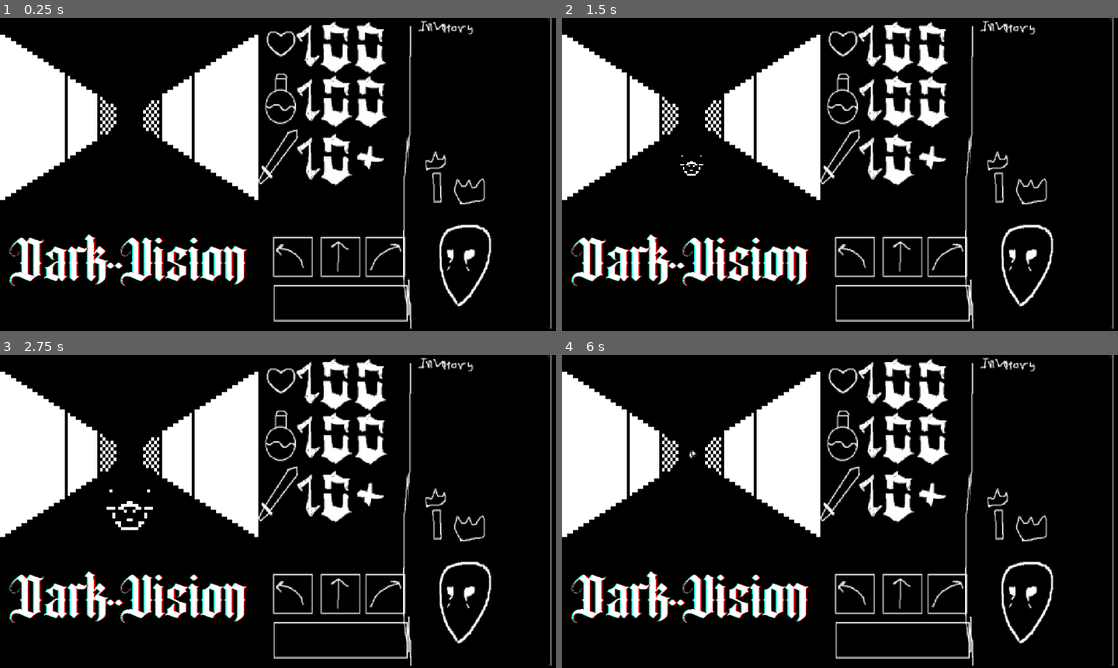
Above: before the commit, frames 1-4 (two rows, left to right).
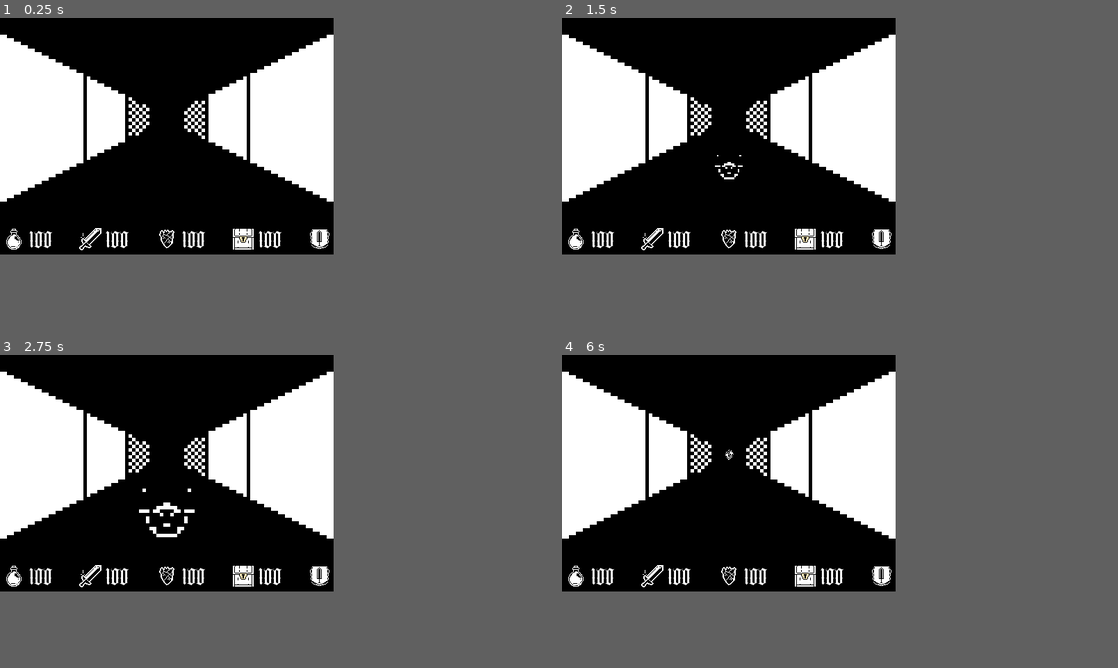
Above: after the commit, the same moments.

Repository: tjpalmer/darkvision
Game: Godot game, scene res://game.tscn
Same seed, same stepped clock (60 frames per second), same inputs: the game is played once before the commit and once after it.
Inputs:
- Up to frame 1 (0.25 s): no input
- Up to frame 2 (1.5 s): tap Enter at 0.5 s; hold W (move_forward) 0.53-1.28 s
- Up to frame 3 (2.75 s): hold W (move_forward) from 2.03 s (still down)
- Up to frame 4 (6 s): tap Space at 2.75, 4.25, 5.75 s; tap Enter at 3.5, 5 s; release W (move_forward) at 3.53 s; hold W (move_forward) from 5.78 s (still down)
In our replay, the window is 800x450 before the commit and 480x340 after it. These sizes can differ from the game's own. Grey fills any space a smaller window leaves; there, only what the larger window draws over its background counts as a difference.

The runs differ from the first frame. In frame 1, 20% of the frame differs, in the area x 0-100%, y 0-100%; in frame 2, 21%; in frame 3, 21%; in frame 4, 20%.

Commit message:
Lay out game and hud

Diff:
--- a/game.gd
+++ b/game.gd
@@ -38,7 +38,7 @@
 var is_moving: bool = false
 var current_action: String = ""  # "forward", "turn_left", "turn_right"
 
-@onready var pov_sprite: AnimatedSprite2D = $PovSprite
+@onready var pov_sprite: AnimatedSprite2D = $Box/Pov/PovSprite
 # Optional background:
 # @onready var background_sprite: Sprite2D = $Background
 
--- a/game.tscn
+++ b/game.tscn
@@ -9,9 +9,7 @@
 [ext_resource type="Texture2D" uid="uid://cpk2xqwtm36sv" path="res://sprites/pov/s_pov_forward_to_right_B_strip8.png" id="7_7sc4i"]
 [ext_resource type="Texture2D" uid="uid://nvlf4e5g4lt1" path="res://sprites/pov/s_pov_left_to_forward_strip8.png" id="8_80cx4"]
 [ext_resource type="Texture2D" uid="uid://ck82w8ir2wjkt" path="res://sprites/pov/s_pov_right_to_forward_strip8.png" id="9_e8heu"]
-[ext_resource type="Texture2D" uid="uid://dac4p8erluqq7" path="res://sprites/large/darkvision_logo.webp" id="10_iotsf"]
-[ext_resource type="Texture2D" uid="uid://baatnjkn0ndeb" path="res://sprites/large/inventory_ui.png" id="11_lc2xo"]
-[ext_resource type="Texture2D" uid="uid://ks37ykns8t11" path="res://sprites/large/move_health_ui.png" id="12_215e1"]
+[ext_resource type="PackedScene" uid="uid://bxxua8kskjoa8" path="res://scenes/hud.tscn" id="10_hve3p"]
 
 [sub_resource type="AtlasTexture" id="AtlasTexture_rvswv"]
 atlas = ExtResource("2_hve3p")
@@ -550,31 +548,36 @@
 anchors_preset = 15
 anchor_right = 1.0
 anchor_bottom = 1.0
+offset_top = -1.0
 grow_horizontal = 2
 grow_vertical = 2
 color = Color(0, 0, 0, 1)
 script = ExtResource("1_vef74")
 
-[node name="PovSprite" type="AnimatedSprite2D" parent="." unique_id=693293025]
-position = Vector2(224, 171.37502)
-scale = Vector2(4.6666665, 5.9525857)
+[node name="Box" type="VBoxContainer" parent="." unique_id=1257718968]
+layout_mode = 0
+offset_right = 480.0
+offset_bottom = 294.0
+
+[node name="Pov" type="Control" parent="Box" unique_id=1268572087]
+custom_minimum_size = Vector2(480, 290)
+layout_mode = 2
+
+[node name="PovSprite" type="AnimatedSprite2D" parent="Box/Pov" unique_id=693293025]
+scale = Vector2(5, 5)
 sprite_frames = SubResource("SpriteFrames_vqo61")
 animation = &"pov_forward_to_left_A"
-
-[node name="DarkvisionLogo" type="Sprite2D" parent="." unique_id=2023971370]
-position = Vector2(224, 416.00003)
-scale = Vector2(0.24999997, 0.23230082)
-texture = ExtResource("10_iotsf")
-
-[node name="InventoryUi" type="Sprite2D" parent="." unique_id=20794989]
-position = Vector2(828, 267.25)
-scale = Vector2(1.4090909, 1.7508143)
-texture = ExtResource("11_lc2xo")
-
-[node name="MoveHealthUi" type="Sprite2D" parent="." unique_id=302895895]
-position = Vector2(575, 268.75)
-scale = Vector2(1.5731708, 1.7757475)
-texture = ExtResource("12_215e1")
-
-[connection signal="animation_finished" from="PovSprite" to="." method="_on_pov_sprite_animation_finished"]
-[connection signal="frame_changed" from="PovSprite" to="." method="_on_pov_sprite_frame_changed"]
+centered = false
+
+[node name="Margins" type="MarginContainer" parent="Box" unique_id=1262756766]
+layout_mode = 2
+size_flags_vertical = 3
+theme_override_constants/margin_top = 5
+theme_override_constants/margin_bottom = 5
+
+[node name="Hud" parent="Box/Margins" unique_id=317957329 instance=ExtResource("10_hve3p")]
+layout_mode = 2
+metadata/_edit_use_anchors_ = true
+
+[connection signal="animation_finished" from="Box/Pov/PovSprite" to="." method="_on_pov_sprite_animation_finished"]
+[connection signal="frame_changed" from="Box/Pov/PovSprite" to="." method="_on_pov_sprite_frame_changed"]
--- a/project.godot
+++ b/project.godot
@@ -21,8 +21,8 @@
 
 [display]
 
-window/size/viewport_width=960
-window/size/viewport_height=540
+window/size/viewport_width=480
+window/size/viewport_height=340
 window/stretch/mode="viewport"
 
 [editor]
--- /dev/null
+++ b/scenes/hud.tscn
@@ -0,0 +1,65 @@
+[gd_scene format=3 uid="uid://bxxua8kskjoa8"]
+
+[ext_resource type="PackedScene" uid="uid://p4ylr0nyxwrc" path="res://scenes/level.tscn" id="1_uo2fv"]
+[ext_resource type="SpriteFrames" uid="uid://b6wh8ydkavhoy" path="res://scenes/levels/potion.tres" id="2_047uy"]
+[ext_resource type="SpriteFrames" uid="uid://kegigd0vt0sg" path="res://scenes/levels/sword.tres" id="3_5pdws"]
+[ext_resource type="SpriteFrames" uid="uid://bxe7umbyn25xx" path="res://scenes/levels/heart.tres" id="4_5pdws"]
+[ext_resource type="SpriteFrames" uid="uid://55gp5707eihy" path="res://scenes/levels/treasure.tres" id="5_047uy"]
+[ext_resource type="Texture2D" uid="uid://botbiva44al2y" path="res://sprites/support/control.webp" id="5_uo2fv"]
+
+[sub_resource type="AtlasTexture" id="AtlasTexture_hd3ao"]
+atlas = ExtResource("5_uo2fv")
+region = Rect2(0, 32, 32, 32)
+
+[sub_resource type="SpriteFrames" id="SpriteFrames_0i1j5"]
+animations = [{
+"frames": [{
+"duration": 1.0,
+"texture": SubResource("AtlasTexture_hd3ao")
+}],
+"loop": true,
+"name": &"default",
+"speed": 5.0
+}]
+
+[node name="Hud" type="Control" unique_id=2145666443]
+layout_mode = 3
+anchors_preset = 15
+anchor_right = 1.0
+anchor_bottom = 1.0
+grow_horizontal = 2
+grow_vertical = 2
+
+[node name="Layout" type="HBoxContainer" parent="." unique_id=1692391501]
+layout_mode = 0
+offset_right = 480.0
+offset_bottom = 340.0
+size_flags_horizontal = 3
+
+[node name="Levels" type="HBoxContainer" parent="Layout" unique_id=1584701831]
+layout_mode = 2
+size_flags_horizontal = 3
+
+[node name="Potion" parent="Layout/Levels" unique_id=1198524218 instance=ExtResource("1_uo2fv")]
+layout_mode = 2
+frames = ExtResource("2_047uy")
+
+[node name="Sword" parent="Layout/Levels" unique_id=1195478031 instance=ExtResource("1_uo2fv")]
+layout_mode = 2
+frames = ExtResource("3_5pdws")
+
+[node name="Heart" parent="Layout/Levels" unique_id=468892750 instance=ExtResource("1_uo2fv")]
+layout_mode = 2
+frames = ExtResource("4_5pdws")
+
+[node name="Treasure" parent="Layout/Levels" unique_id=1716857840 instance=ExtResource("1_uo2fv")]
+layout_mode = 2
+frames = ExtResource("5_047uy")
+
+[node name="Move" type="Control" parent="Layout" unique_id=841336640]
+custom_minimum_size = Vector2(40, 40)
+layout_mode = 2
+
+[node name="Sprite" type="AnimatedSprite2D" parent="Layout/Move" unique_id=355630824]
+position = Vector2(20, 20)
+sprite_frames = SubResource("SpriteFrames_0i1j5")
--- /dev/null
+++ b/scenes/level.gd
@@ -0,0 +1,9 @@
+@tool
+extends HBoxContainer
+
+@export var frames: SpriteFrames
+@onready var sprite: AnimatedSprite2D = $Icon/Sprite
+
+func _ready():
+	if frames:
+		sprite.sprite_frames = frames
--- /dev/null
+++ b/scenes/level.tscn
@@ -0,0 +1,26 @@
+[gd_scene format=3 uid="uid://p4ylr0nyxwrc"]
+
+[ext_resource type="Script" uid="uid://qgaf2ewuj4hw" path="res://scenes/level.gd" id="1_w8frs"]
+[ext_resource type="FontFile" uid="uid://c2twup1t6e74t" path="res://sprites/large/angel_wish.otf" id="2_w8frs"]
+
+[node name="Level" type="HBoxContainer" unique_id=1198524218]
+size_flags_horizontal = 3
+script = ExtResource("1_w8frs")
+
+[node name="Icon" type="Control" parent="." unique_id=1631411229]
+custom_minimum_size = Vector2(38, 40)
+layout_mode = 2
+
+[node name="Sprite" type="AnimatedSprite2D" parent="Icon" unique_id=763528380]
+position = Vector2(20, 20)
+
+[node name="Margins" type="MarginContainer" parent="." unique_id=64592335]
+layout_mode = 2
+theme_override_constants/margin_top = 7
+
+[node name="Label" type="Label" parent="Margins" unique_id=1806325939]
+layout_mode = 2
+size_flags_vertical = 0
+theme_override_fonts/font = ExtResource("2_w8frs")
+theme_override_font_sizes/font_size = 32
+text = "100"
--- /dev/null
+++ b/scenes/levels/heart.tres
@@ -0,0 +1,14 @@
+[gd_resource type="SpriteFrames" format=3 uid="uid://bxe7umbyn25xx"]
+
+[ext_resource type="Texture2D" uid="uid://di8s0am3ax6nc" path="res://sprites/support/heart.webp" id="1_74pdv"]
+
+[resource]
+animations = [{
+"frames": [{
+"duration": 1.0,
+"texture": ExtResource("1_74pdv")
+}],
+"loop": true,
+"name": &"default",
+"speed": 5.0
+}]
--- /dev/null
+++ b/scenes/levels/potion.tres
@@ -0,0 +1,46 @@
+[gd_resource type="SpriteFrames" format=3 uid="uid://b6wh8ydkavhoy"]
+
+[ext_resource type="Texture2D" uid="uid://cv0ddplscxmto" path="res://sprites/support/potion.webp" id="1_8he8k"]
+
+[sub_resource type="AtlasTexture" id="AtlasTexture_5pdws"]
+atlas = ExtResource("1_8he8k")
+region = Rect2(0, 64, 32, 32)
+
+[sub_resource type="AtlasTexture" id="AtlasTexture_047uy"]
+atlas = ExtResource("1_8he8k")
+region = Rect2(32, 32, 32, 32)
+
+[sub_resource type="AtlasTexture" id="AtlasTexture_uo2fv"]
+atlas = ExtResource("1_8he8k")
+region = Rect2(0, 32, 32, 32)
+
+[sub_resource type="AtlasTexture" id="AtlasTexture_6fi6k"]
+atlas = ExtResource("1_8he8k")
+region = Rect2(32, 0, 32, 32)
+
+[sub_resource type="AtlasTexture" id="AtlasTexture_5ysmq"]
+atlas = ExtResource("1_8he8k")
+region = Rect2(0, 0, 32, 32)
+
+[resource]
+animations = [{
+"frames": [{
+"duration": 1.0,
+"texture": SubResource("AtlasTexture_5pdws")
+}, {
+"duration": 1.0,
+"texture": SubResource("AtlasTexture_047uy")
+}, {
+"duration": 1.0,
+"texture": SubResource("AtlasTexture_uo2fv")
+}, {
+"duration": 1.0,
+"texture": SubResource("AtlasTexture_6fi6k")
+}, {
+"duration": 1.0,
+"texture": SubResource("AtlasTexture_5ysmq")
+}],
+"loop": true,
+"name": &"default",
+"speed": 5.0
+}]
--- /dev/null
+++ b/scenes/levels/sword.tres
@@ -0,0 +1,14 @@
+[gd_resource type="SpriteFrames" format=3 uid="uid://kegigd0vt0sg"]
+
+[ext_resource type="Texture2D" uid="uid://b3jpvw11rwy7u" path="res://sprites/support/sword.webp" id="1_grupp"]
+
+[resource]
+animations = [{
+"frames": [{
+"duration": 1.0,
+"texture": ExtResource("1_grupp")
+}],
+"loop": true,
+"name": &"default",
+"speed": 5.0
+}]
--- /dev/null
+++ b/scenes/levels/treasure.tres
@@ -0,0 +1,18 @@
+[gd_resource type="SpriteFrames" format=3 uid="uid://55gp5707eihy"]
+
+[ext_resource type="Texture2D" uid="uid://by17s7k2u3kuj" path="res://sprites/support/treasure.webp" id="1_if117"]
+
+[sub_resource type="AtlasTexture" id="AtlasTexture_0i1j5"]
+atlas = ExtResource("1_if117")
+region = Rect2(0, 0, 32, 32)
+
+[resource]
+animations = [{
+"frames": [{
+"duration": 1.0,
+"texture": SubResource("AtlasTexture_0i1j5")
+}],
+"loop": true,
+"name": &"default",
+"speed": 5.0
+}]
Not shown, added: scenes/level.gd.uid
